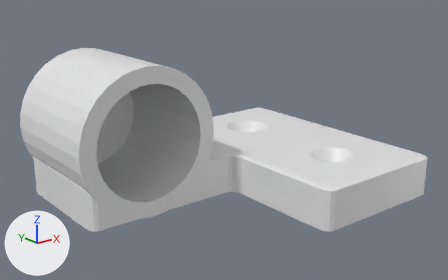
Before and after pictures for a commit that changed the Blender file toiletseat_hinge/hinge_left.blend.
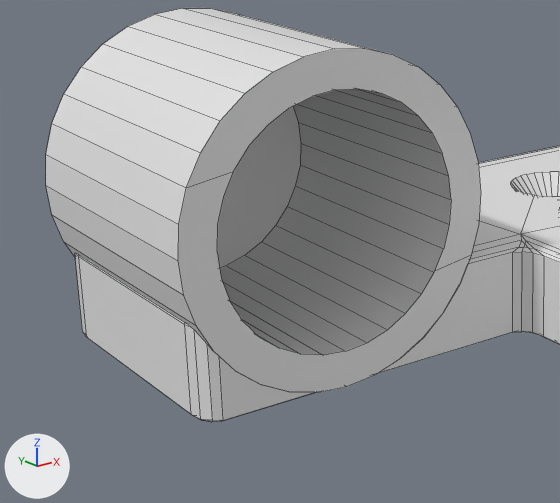
Each version is shown whole from a 50 mm lens placed at (-91.4, -57.0, 41.8), pointed at (-28.2, 22.1, 10.2), then close up on the part from 0% to 56% of the width and 16% to 96% of the height. The axes (+X, +Y, +Z) are drawn at lower left. The lights are the same throughout. The close-ups show mesh edges as thin lines. The same objects are shown in both versions, whatever each file hides.
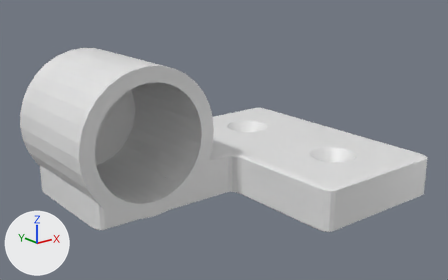
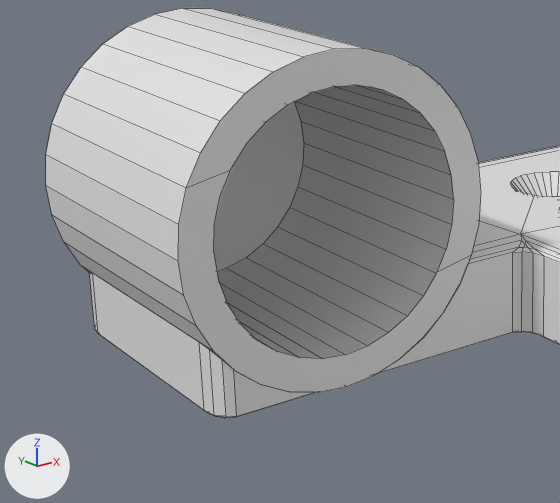
ob_cylinder_001 is not drawn itself; it is used by a modifier of ob_cube.
ob_cylinder_003 is not drawn itself; it is used by a modifier of ob_cube_001.
ob_cube_001 is not drawn itself; it is used by a modifier of ob_cube.

Pixel boxes [x1, y1, x2, y2] of what changed, in the close-ups (560 x 503 px; the box of a moved part takes in the faces that stretch with it):
'Cube', reshaped, modifiers changed: before [46, 8, 560, 422]; after [46, 8, 560, 418]
part 1 of me_cube, moved or reshaped: before [75, 221, 533, 422]; after [89, 221, 533, 418]

Patch to the scene script:
```diff
--- a/toiletseat_hinge/hinge_left.blend.py
+++ b/toiletseat_hinge/hinge_left.blend.py
@@ me_cube @@
 me_cube.from_pydata(...)  # 16 vertices, 14 faces; spans x -4.15..0.0, y 0.0..2.0, z 0.0..2.0
 # used by ob_cube; location = (0.0, 0.0, 0.0); scale = (12.9, 22.2, 3.67)
 # before: 12 (-4.15, 2.0, 2.0), 13 (-4.15, 2.0, 0.0), 14 (-4.15, 1.0, 2.0), 15 (-4.15, 1.0, 0.0)
+# me_cube part 1
+for i in [*range(12, 16)]: me_cube.vertices[i].co += Vector((0.08, 0.0, 0.0))
 me_cube.materials.append(mat_material)
@@ ob_cube @@
 _m = ob_cube.modifiers.new('Boolean.001', 'BOOLEAN')
 _m.object = ob_cylinder_001
+_m = ob_cube.modifiers.new('Boolean.003', 'BOOLEAN')
+_m.object = ob_cube_001
@@ ob_cylinder_001 @@
 ob_cylinder_001.rotation_euler = (1.571, 0.0, 0.0)  # degrees (90, 0, 0)
-ob_cylinder_001.scale = (9.5, 9.5, 11.1)
+ob_cylinder_001.scale = (9.75, 9.75, 11.1)
 ob_cylinder_001.hide_set(True)
@@ ob_cylinder_003 @@
 ob_cylinder_003.rotation_euler = (1.571, 0.0, 0.0)  # degrees (90, 0, 0)
-ob_cylinder_003.scale = (5.15, 5.15, 11.1)
+ob_cylinder_003.scale = (5.5, 5.5, 11.1)
 ob_cylinder_003.hide_set(True)
@@ ob_cube_001 @@
 ob_cube_001.location = (-42.49, -9.574, 12.33)
-ob_cube_001.scale = (3.5, 10.0, 10.0)
+ob_cube_001.scale = (3.75, 10.0, 10.0)
+_m = ob_cube_001.modifiers.new('Boolean', 'BOOLEAN')
+_m.object = ob_cylinder_003
+_m.operation = 'INTERSECT'
 ob_cube_001.hide_set(True)
```
